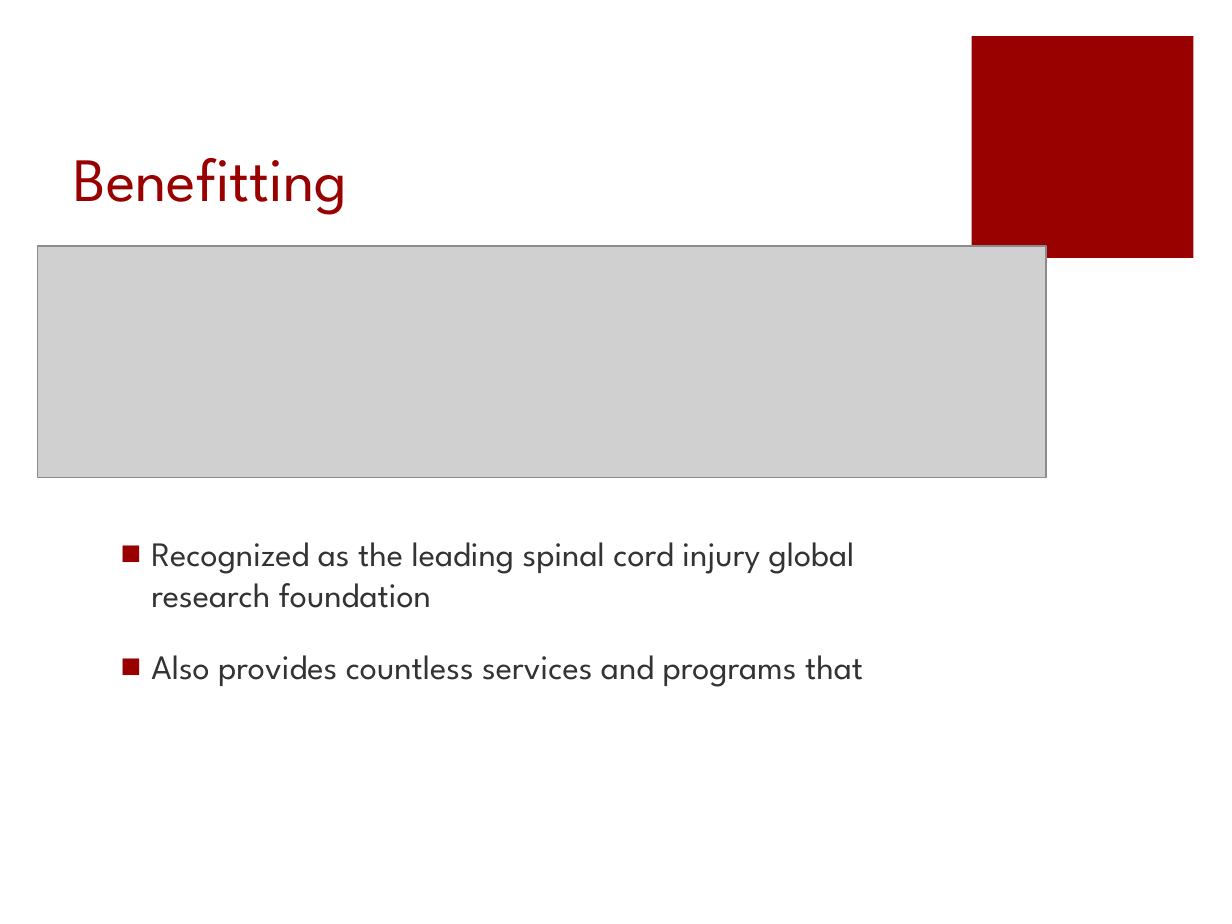
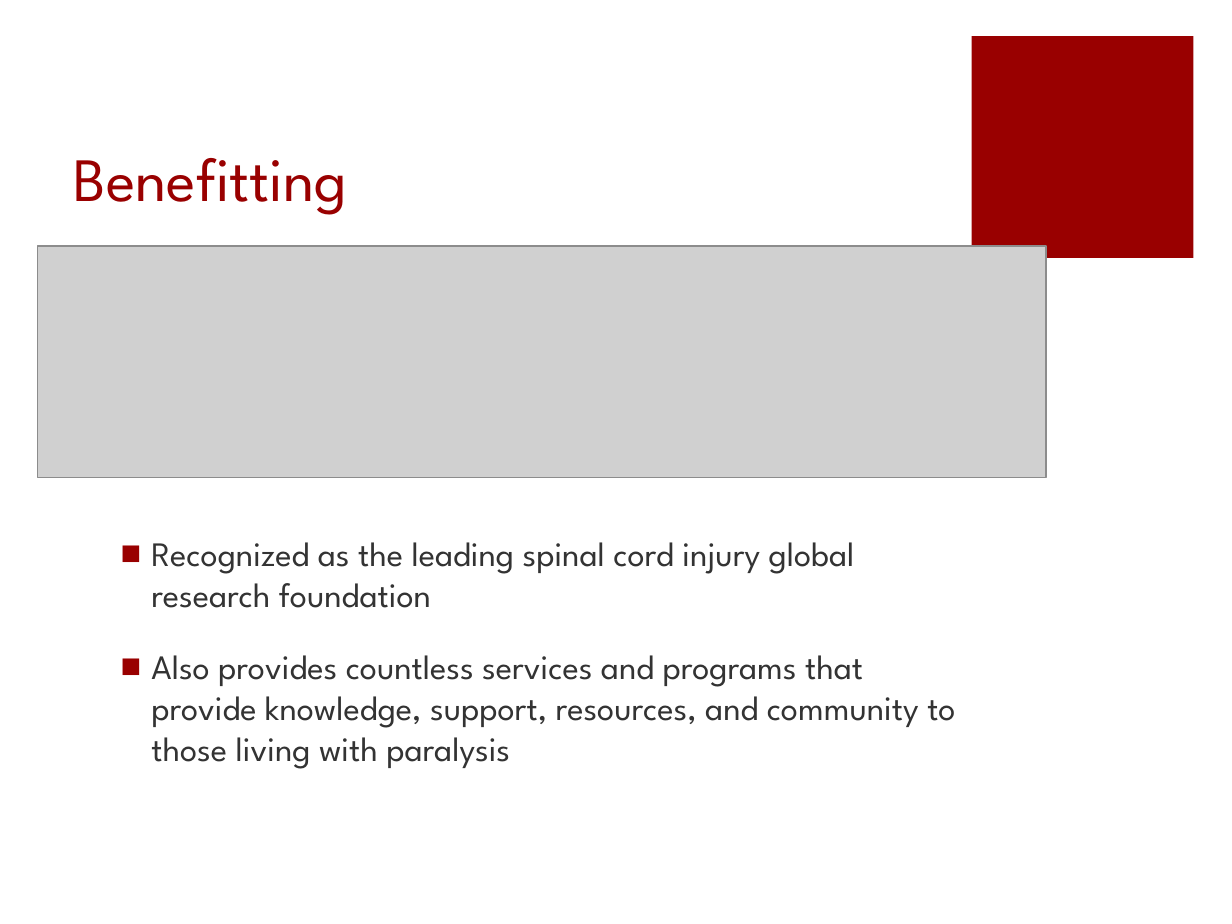
Before and after one commit to Tampa2016/team-3, a slide deck: slide 2 of Team3Presentation.pptx. Drawn at 1232x924 pixels with LibreOffice and Linux fonts; fonts in the diff are those of the drawing; grey boxes stand for pictures. Boxes give left, top, right and bottom in pixels: in the first picture for what was removed or moved away, otherwise in the second. Text is boxed around its words. In the diff, an @@ line names an element or a change of style, - is before the commit and + after.

```diff
--- a/Team3Presentation.pptx
+++ b/Team3Presentation.pptx
@@ text at <box>151,655,955,769</box>: text changed @@
-■ Also provides countless services and programs that
+■ Also provides countless services and programs that provide knowledge, support, resources, and community to those living with paralysis
```
Also in this commit, not shown: 2 other slides changed, 3 slides added, 1 slide removed.
